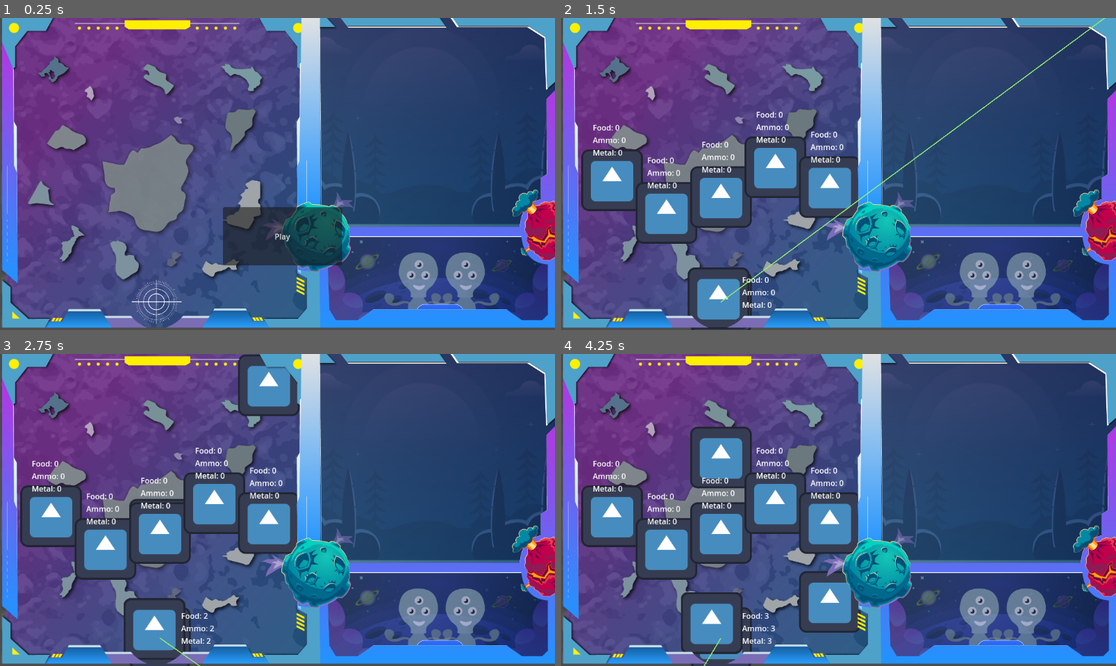
Above: before the commit, frames 1-4 (two rows, left to right).
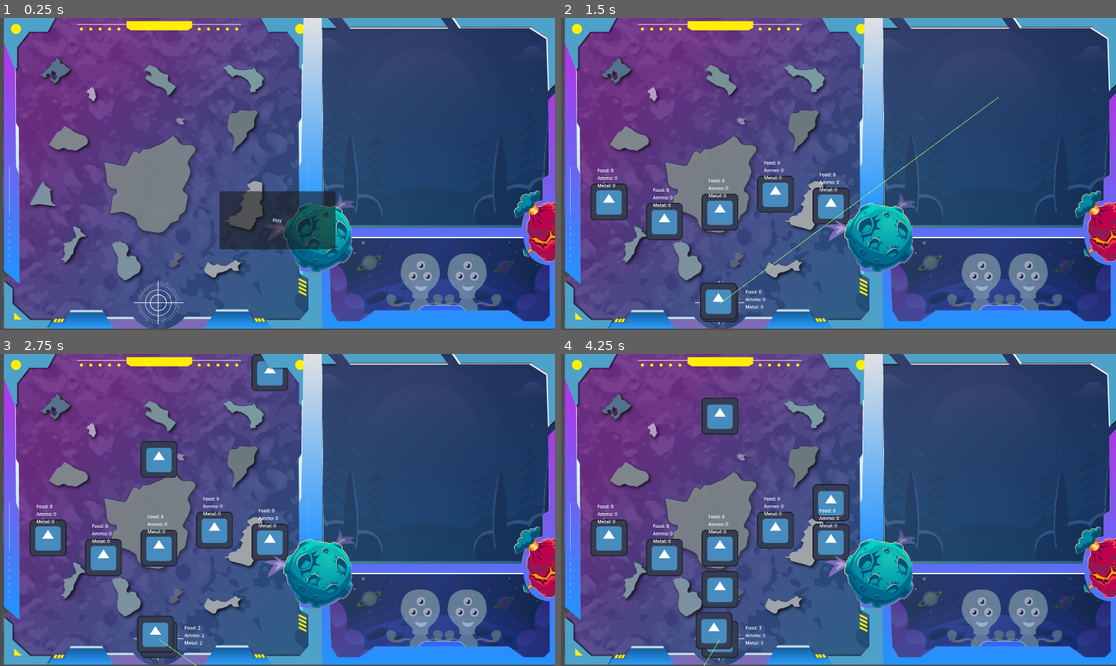
Above: after the commit, the same moments.

Repository: G36maid/GGJ25-kh-teamC
Game: Godot game, scene res://sences/game.tscn
Two runs of this game, one before a commit and one after it. Both use one fixed random seed, a clock stepped at 60 frames per second and the inputs below. The engine's default icon, where the game draws it, is replaced by a stand-in: a white triangle on a blue panel in a dark square.
Inputs:
- Up to frame 1 (0.25 s): no input
- Up to frame 2 (1.5 s): click "Play" at 0.5 s; tap Enter (send_cmd) at 1.25 s; hold Enter (send_cmd) from 1.28 s (still down)
- Up to frame 3 (2.75 s): release Enter (send_cmd) at 2.03 s; tap Enter (send_cmd) at 2.1 s
- Up to frame 4 (4.25 s): hold Enter (send_cmd) 2.78-3.53 s; tap Enter (send_cmd) at 3.6 s

The runs differ from the first frame. In frame 1, 12% of the frame differs, in the area x 0-100%, y 0-100%; in frame 2, 21%; in frame 3, 23%; in frame 4, 26%.

Commit message:
fix screen width

Diff:
--- a/project.godot
+++ b/project.godot
@@ -15,6 +15,11 @@
 config/features=PackedStringArray("4.3", "Forward Plus")
 config/icon="res://icon.svg"
 
+[display]
+
+window/size/viewport_width=1920
+window/size/viewport_height=1080
+
 [input]
 
 send_cmd={
--- a/scripts/game.gd
+++ b/scripts/game.gd
@@ -8,11 +8,11 @@
 
 const LAN = 5
 const DILIVERER_COUNT = 5
-const PANEL_WIDTH = 665
-const PADDING = 50
-const ALLY_MIN_Y = 300
-const ALLY_MAX_Y = 500
-const HQ_Y = 590
+const PANEL_WIDTH = 1100
+const PADDING = 70
+const ALLY_MIN_Y = 600
+const ALLY_MAX_Y = 800
+const HQ_Y = 988
 var deliverers := []
 var enemy_start_spawning = false
 var remain_enemy
--- a/sences/game.tscn
+++ b/sences/game.tscn
@@ -28,33 +28,32 @@
 
 [node name="start_button" type="Button" parent="."]
 z_index = 3
-offset_left = 463.0
-offset_top = 393.0
-offset_right = 710.0
-offset_bottom = 514.0
+offset_left = 760.0
+offset_top = 600.0
+offset_right = 1160.0
+offset_bottom = 800.0
 text = "Play"
 
 [node name="enemy_remain" type="Label" parent="."]
 z_index = 1
-offset_left = 376.0
-offset_top = 532.0
-offset_right = 477.0
-offset_bottom = 631.0
+offset_left = 638.0
+offset_top = 936.0
+offset_right = 739.0
+offset_bottom = 1035.0
 
 [node name="win_text" type="Label" parent="."]
 visible = false
 z_index = 1
-offset_left = 480.0
-offset_top = 228.0
-offset_right = 695.0
-offset_bottom = 329.0
+offset_left = 860.0
+offset_top = 200.0
+offset_right = 1060.0
+offset_bottom = 300.0
 text = "You Win!"
 horizontal_alignment = 1
 vertical_alignment = 1
 
-[node name="Node2D" parent="." instance=ExtResource("7_wgsjo")]
-position = Vector2(572, 322)
-scale = Vector2(0.6, 0.6)
+[node name="Background" parent="." instance=ExtResource("7_wgsjo")]
+position = Vector2(960, 540)
 
 [connection signal="timeout" from="enemy_timer" to="." method="_on_enemy_timer_timeout"]
 [connection signal="pressed" from="start_button" to="." method="_start"]
